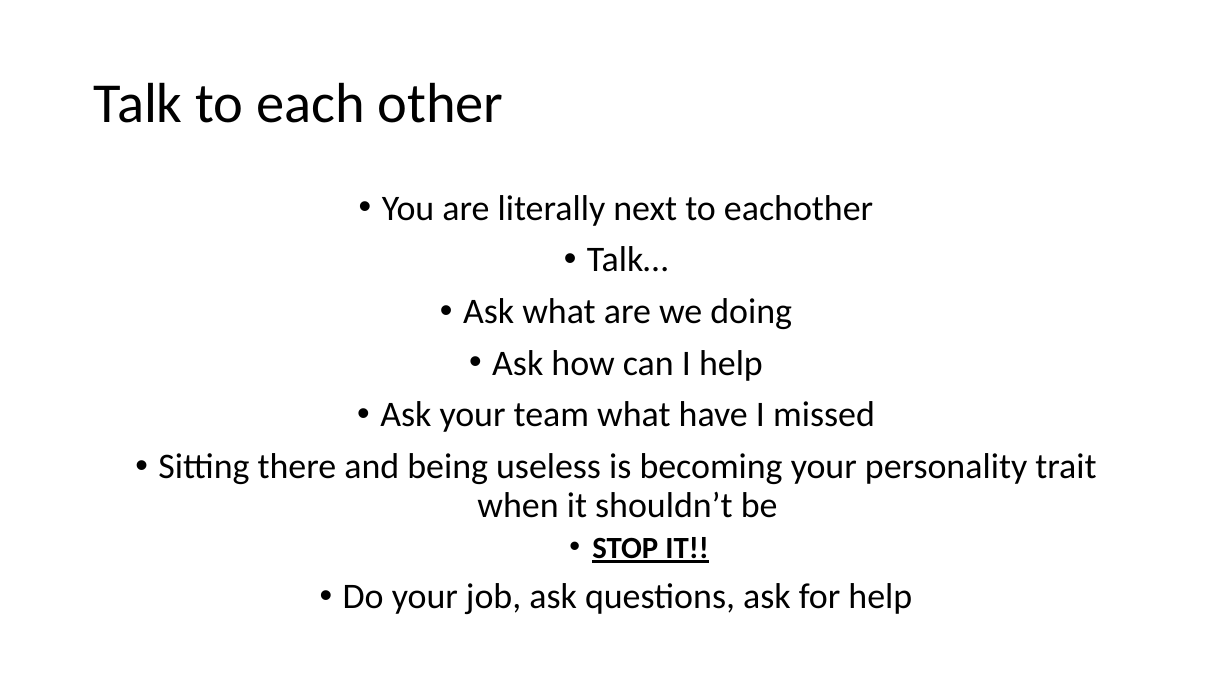
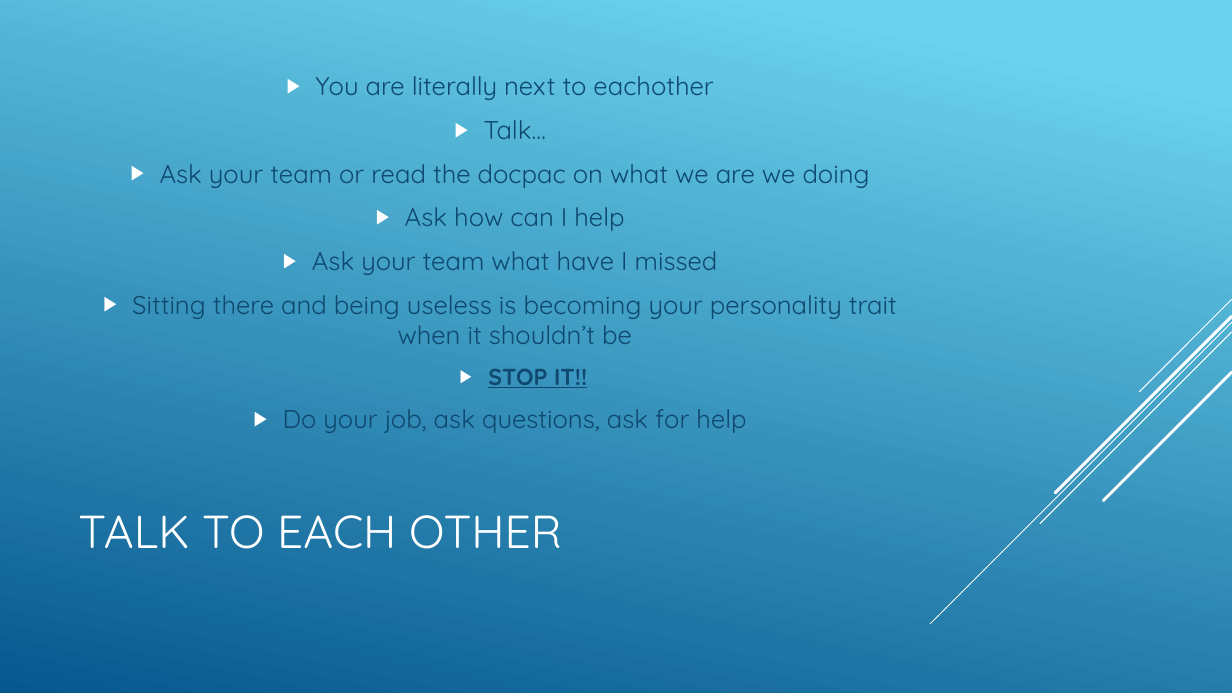
Before and after one commit to csmith1188/docpacs2122, a slide deck: slide 6 of docpac_mar18/Presentation.pptx. Drawn at 1232x693 pixels with LibreOffice and Linux fonts; fonts in the diff are those of the drawing. Boxes give left, top, right and bottom in pixels: in the first picture for what was removed or moved away, otherwise in the second. Text is boxed around its words. In the diff, an @@ line names an element or a change of style, - is before the commit and + after.

Commit message:
Presentation Fixed

```diff
--- a/docpac_mar18/Presentation.pptx
+++ b/docpac_mar18/Presentation.pptx
@@ background #FFFFFF to gradient #6ED2EB to #06588E @@
@@ text "You are literally next to ...": place and size @@
-text "You are literally next to ..." at bbox=[158, 195, 1096, 614]
+text "You are literally next to ..." at bbox=[132, 76, 897, 433]
@@ text "You are literally next to ..." at bbox=[132, 76, 897, 433]: vertical alignment top to middle @@
@@ text at bbox=[132, 76, 897, 433]: size 28 to 20 pt in "You are literally next to eachother", "Talk…", "Ask how can I help", "Ask your team what have I missed" and 2 more places; font Calibri to Quicksand, text colour #000000 to #0F496F in "You are literally next to eachother", "Talk…", "Ask how can I help", "Ask your team what have I missed" and 3 more places; size 24 to 18 pt in "STOP IT!!"; bullet • to ▶; line spacing 0.9 to 1; more space between paragraphs @@
@@ text at bbox=[160, 164, 870, 188]: text changed; size 28 to 20 pt; font Calibri to Quicksand; text colour #000000 to #0F496F @@
-• Ask what are we doing
+▶ Ask your team or read the docpac on what we are we doing
@@ group added at bbox=[931, 299, 1232, 624]: 5 lines @@
@@ title at bbox=[78, 515, 562, 549]: text changed; size 44 to 36 pt; font Calibri to Quicksand; text colour #000000 to #FFFFFF @@
-Talk to each other
+TALK TO EACH OTHER
```
Also in this commit, not shown: 11 other slides changed, 1 slide added, 1 slide removed.
